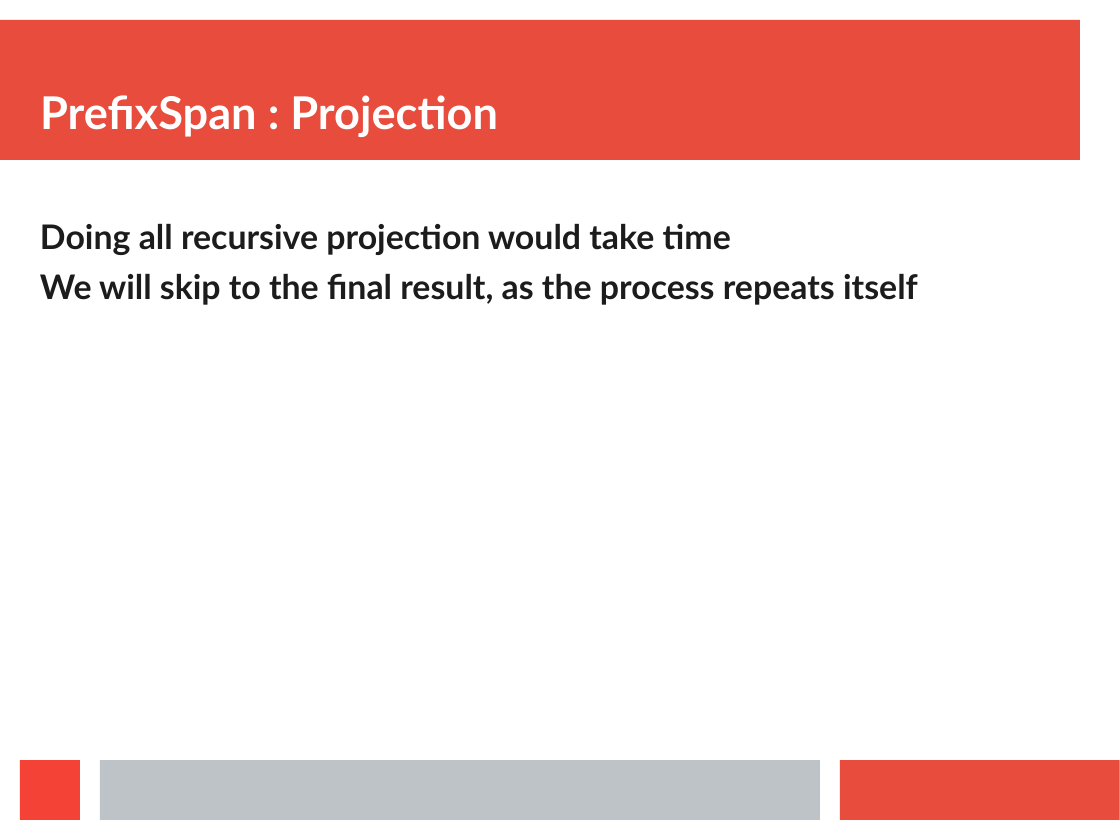
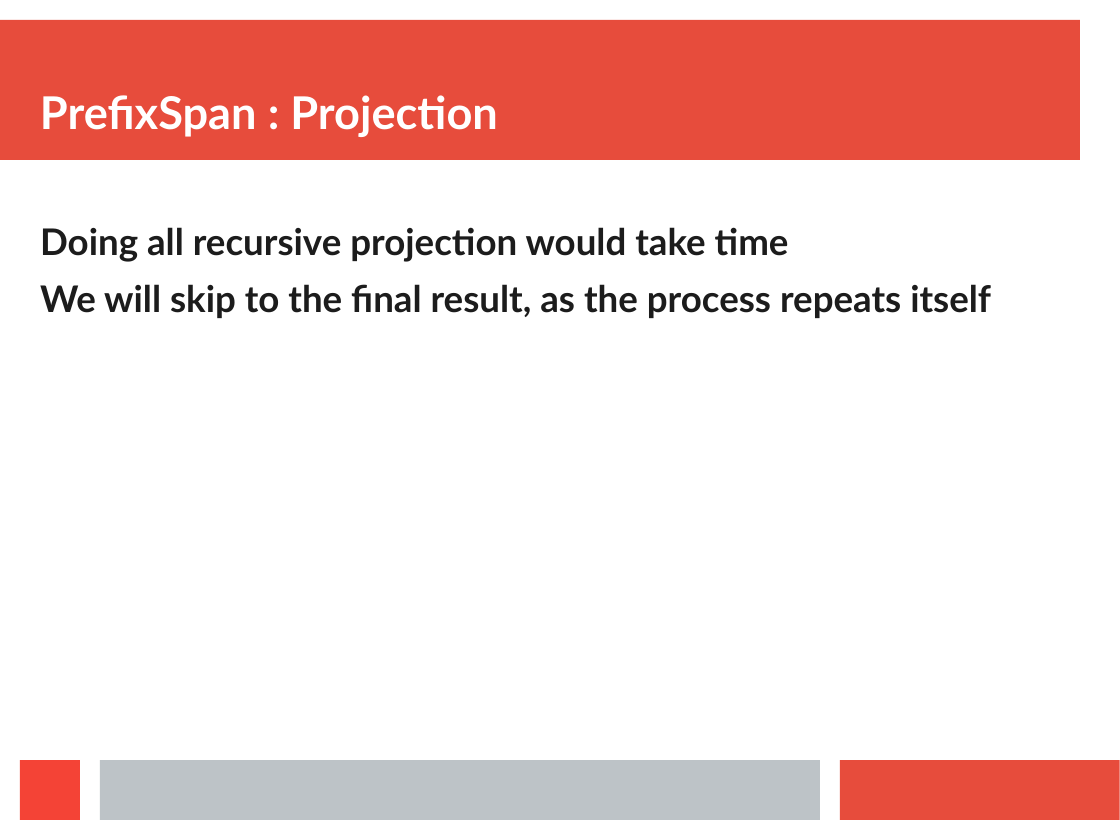
Before and after one commit to Symeon94/iaseminar, a slide deck: slide 42 of presentation/Presentation.ppt. Drawn at 1120x840 pixels with LibreOffice and Linux fonts; fonts in the diff are those of the drawing. Boxes give left, top, right and bottom in pixels: in the first picture for what was removed or moved away, otherwise in the second. Text is boxed around its words. In the diff, an @@ line names an element or a change of style, - is before the commit and + after.

```diff
--- a/presentation/Presentation.ppt
+++ b/presentation/Presentation.ppt
@@ text "Doing all recursive projection would ..." at box(40, 227, 991, 318): size 24.1 to 26 pt; line spacing 0.83 to 0.93 @@
```
Also in this commit, not shown: 29 other slides changed, 8 slides added, 2 slides removed, 3 other files.
